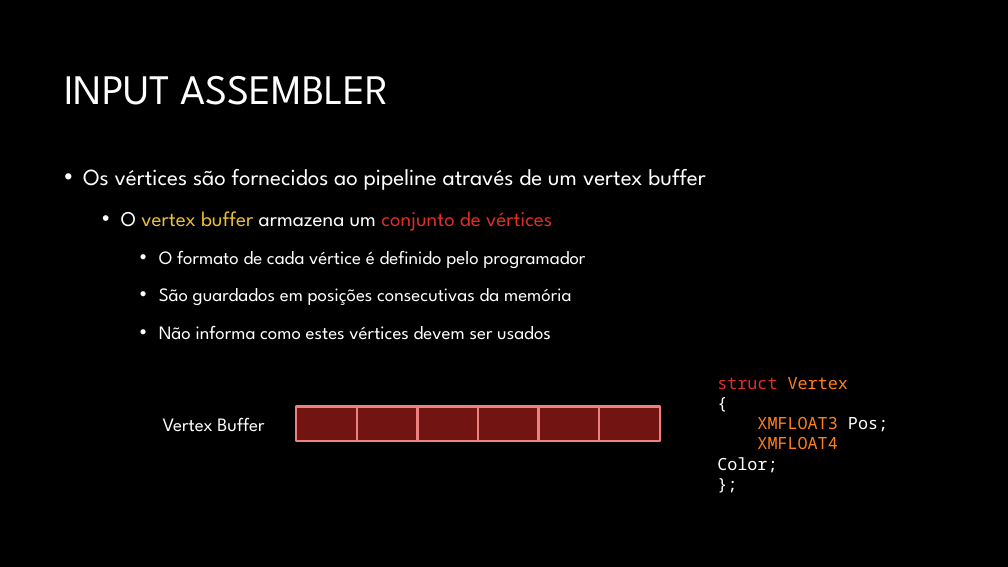
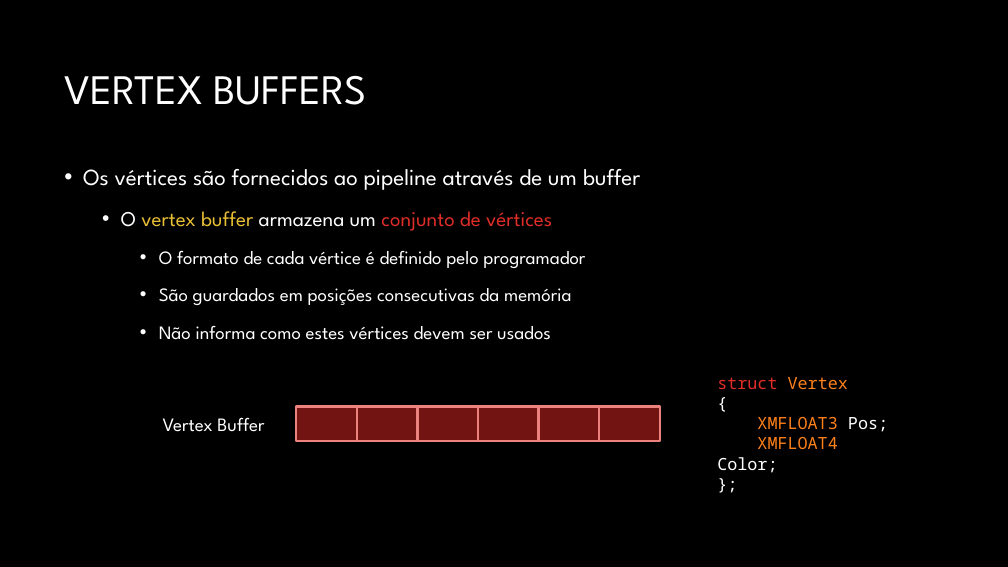
Before and after one commit to JudsonSS/CG, a slide deck: slide 9 of Slides/08. Desenho no Direct3D.pptx (slide 7 before the commit). Drawn at 1008x567 pixels with LibreOffice and Linux fonts; fonts in the diff are those of the drawing; background and template pictures are left out. Boxes give left, top, right and bottom in pixels: in the first picture for what was removed or moved away, otherwise in the second. Text is boxed around its words. In the diff, an @@ line names an element or a change of style, - is before the commit and + after.

```diff
--- a/Slides/08. Desenho no Direct3D.pptx
+++ b/Slides/08. Desenho no Direct3D.pptx
@@ title at [64, 75, 366, 105]: text changed @@
-INPUT ASSEMBLER
+VERTEX BUFFERS
@@ text at [83, 169, 640, 190]: text changed @@
-• Os vértices são fornecidos ao pipeline através de um vertex buffer
+• Os vértices são fornecidos ao pipeline através de um buffer
```
Also in this commit, not shown: 6 other slides changed, 33 slides added, 16 slides removed.
